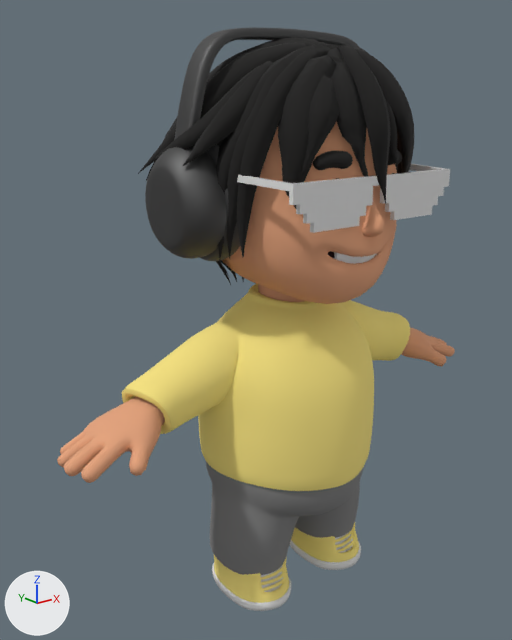
The glTF model public/models/avatar/avatar.glb as it was, and as the next commit left it.
Both versions are drawn from a 50 mm camera at (-1.81, -2.05, 1.46) aimed at (-0.08, 0.11, 0.6). Arrows for +X, +Y and +Z are at lower left; the lights stay in place. Where no turn or scale is listed for an object, it has been applied to the vertices. Vertices at the same position are counted once.

Before the edit, the objects in view are built like this:
```python
ob_mesh_0 = bpy.data.objects.new('Mesh_0', me_mesh_0)
ob_mesh_0.location = (0.0, 0.0, 0.0)
ob_mesh_10 = bpy.data.objects.new('Mesh_10', me_mesh_10)
ob_mesh_10.location = (0.0, 0.0, 0.0)
ob_mesh_12 = bpy.data.objects.new('Mesh_12', me_mesh_12)
ob_mesh_12.location = (0.0, 0.0, 0.0)
ob_mesh_14 = bpy.data.objects.new('Mesh_14', me_mesh_14)
ob_mesh_14.location = (0.0, 0.0, 0.0)
ob_mesh_5 = bpy.data.objects.new('Mesh_5', me_mesh_5)
ob_mesh_5.location = (0.0, 0.0, 0.0)
ob_mesh_6 = bpy.data.objects.new('Mesh_6', me_mesh_6)
ob_mesh_6.location = (0.0, 0.0, 0.0)
ob_mesh_7 = bpy.data.objects.new('Mesh_7', me_mesh_7)
ob_mesh_7.location = (0.0, 0.0, 0.0)
ob_mesh_8 = bpy.data.objects.new('Mesh_8', me_mesh_8)
ob_mesh_8.location = (0.0, 0.0, 0.0)
ob_mesh_9 = bpy.data.objects.new('Mesh_9', me_mesh_9)
ob_mesh_9.location = (0.0, 0.0, 0.0)
# also in view: 'Mesh_11' at (0.01, 0.02, -0.17); 'Mesh_3' at (0.01, 0.03, 1.2); 'Mesh_13' at (0.01, 0.0, -0.47)
```
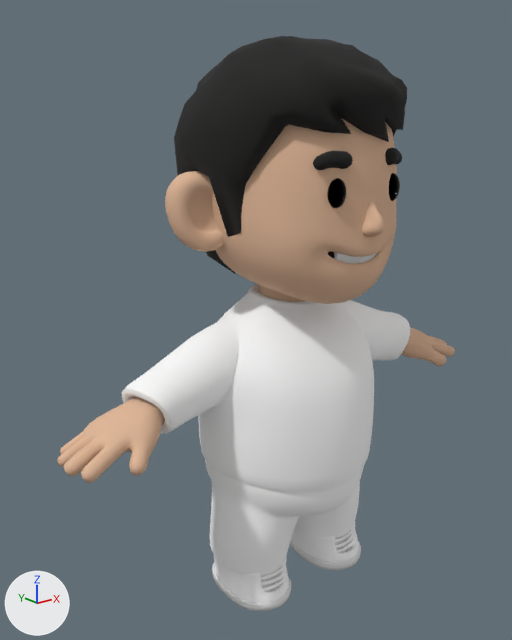
Commit message: Assign asset name to avatar's skinned mesh

Boxes (x1, y1, x2, y2) around the edits, measured in the pictures (512 x 640 px):
'Mesh_9', recoloured (yellow to white): (122, 284, 410, 491) in both
'Mesh_3', reshaped (16% narrower): before (138, 37, 414, 285); after (174, 36, 407, 274)
'Mesh_0', recoloured: (165, 118, 397, 304) in both
'Mesh_8', recoloured, reshaped: before (145, 27, 360, 261); after (57, 284, 455, 483)
'Mesh_11', recoloured: (205, 460, 364, 575) in both
'Mesh_7', deleted: before (237, 164, 450, 233)
'Mesh_10', recoloured: (57, 284, 455, 483) in both
'Mesh_14', deleted (yellow): before (214, 523, 359, 603)
'Mesh_12', recoloured (yellow to grey): (214, 523, 359, 603) in both
'Mesh_6', recoloured: (362, 199, 385, 237) in both
part 1 of me_mesh_3, deleted: before (155, 44, 397, 285)
part 2 of me_mesh_3, cut back: before (138, 37, 414, 282); after (174, 36, 407, 274)
part 3 of me_mesh_8, cut back: before (145, 27, 360, 261); after (258, 284, 305, 302)
part 4 of me_mesh_8, added: after (401, 328, 455, 367)
part 5 of me_mesh_8, added (beige): after (57, 396, 165, 483)
part 7 of me_mesh_10, deleted: before (401, 328, 455, 367)
part 8 of me_mesh_10, deleted (beige): before (57, 396, 165, 483)
part 9 of me_mesh_10, deleted: before (258, 284, 305, 302)
part 11 of me_mesh_12, rebuilt (not visible before): after (291, 523, 359, 562)
part 12 of me_mesh_12, rebuilt (not visible before): after (214, 555, 289, 603)
part 13 of me_mesh_12, added: after (263, 579, 284, 591)
part 14 of me_mesh_12, added: after (261, 573, 284, 585)
part 15 of me_mesh_12, added: after (261, 568, 282, 580)
part 16 of me_mesh_12, added: after (337, 541, 354, 552)
part 17 of me_mesh_12, added: after (335, 535, 353, 548)
part 18 of me_mesh_12, added: after (335, 531, 352, 542)

Patch to the scene script:
```diff
--- a/public/models/avatar/avatar.glb.py
+++ b/public/models/avatar/avatar.glb.py
@@ mat_material_0 @@
 mat_material_0 = principled_material('Material_0')
-mat_material_0.base_color = (0.791, 0.376, 0.209)  # beige #e6a57e
+mat_material_0.base_color = (0.753, 0.479, 0.319)  # beige #e1b899
 mat_material_0.roughness = 1.0
@@ mat_color__001 @@
 mat_color__001 = principled_material('Color_.001')
-mat_color__001.base_color = (0.973, 0.807, 0.227)  # yellow #fce883
+mat_color__001.base_color = (1.0, 1.0, 1.0)  # white #ffffff
 mat_color__001.roughness = 1.0
@@ me_mesh_3 @@
-me_mesh_3.from_pydata(...)  # 3628 vertices, 6992 faces; spans x -0.536..0.556, y -0.452..0.504, z 0.728..1.664
+me_mesh_3.from_pydata(...)  # 242 vertices, 480 faces; spans x -0.397..0.427, y -0.428..0.468, z 0.743..1.676
+# me_mesh_3 part 1: 32 loose pieces with 1355 vertices, spanning x -0.518..0.538, y -0.421..0.237, z 0.755..1.633, are deleted
+# me_mesh_3 part 2: 2273 vertices removed from x -0.536..0.556, y -0.452..0.504, z 0.728..1.664; 242 vertices added at x -0.397..0.427, y -0.428..0.468, z 0.743..1.676
 me_mesh_3.materials.append(mat_color)
@@ me_mesh_8 @@
-me_mesh_8.from_pydata(...)  # 3330 vertices, 6640 faces; spans x -0.54..0.567, y -0.156..0.25, z 0.889..1.696
-me_mesh_8.materials.append(mat_grey)  # dark grey #616161
+me_mesh_8.from_pydata(...)  # 1080 vertices, 2088 faces; spans x -0.994..1.019, y -0.179..0.157, z 0.254..0.784
+# me_mesh_8 part 3: 3330 vertices removed from x -0.54..0.567, y -0.156..0.25, z 0.889..1.696; 54 vertices added at x -0.141..0.166, y -0.107..0.157, z 0.634..0.784
+# me_mesh_8 part 4: 513 vertices added at x 0.455..1.019, y -0.179..0.14, z 0.254..0.523
+# me_mesh_8 part 5: 513 vertices added at x -0.994..-0.43, y -0.179..0.14, z 0.254..0.523
+# me_mesh_8 part 6: the surface is now shaded smooth
+me_mesh_8.materials.append(mat_material_0)  # beige #e1b899
@@ me_mesh_10 @@
-me_mesh_10.from_pydata(...)  # 1080 vertices, 2088 faces; spans x -0.99..1.02, y -0.18..0.16, z 0.25..0.78
+me_mesh_10.from_pydata(...)  # 994 vertices, 1920 faces; spans x -0.31..0.34, y -0.14..0.18, z -0.51..-0.34
+# me_mesh_10 part 7: 513 vertices removed from x 0.46..1.02, y -0.18..0.14, z 0.25..0.52
+# me_mesh_10 part 8: 513 vertices removed from x -0.99..-0.43, y -0.18..0.14, z 0.25..0.52
+# me_mesh_10 part 9: 54 vertices removed from x -0.14..0.17, y -0.11..0.16, z 0.63..0.78
+# me_mesh_10 part 10: the surface is now shaded flat
 me_mesh_10.materials.append(mat_material_0)
@@ me_mesh_11 @@
 me_mesh_11.from_pydata(...)  # 3470 vertices, 6944 faces; spans x -0.349..0.375, y -0.325..0.363, z -0.407..0.059
-me_mesh_11.materials.append(mat_color__002)  # grey #808080
+me_mesh_11.materials.append(mat_color__001)  # white #ffffff
@@ me_mesh_12 @@
-me_mesh_12.from_pydata(...)  # 994 vertices, 1920 faces; spans x -0.312..0.338, y -0.141..0.178, z -0.507..-0.345
-me_mesh_12.materials.append(mat_material_0)  # beige #e6a57e
+me_mesh_12.from_pydata(...)  # 6284 vertices, 12544 faces; spans x -0.338..0.364, y -0.196..0.194, z -0.536..-0.381
+# me_mesh_12 part 11: the loose piece of 497 vertices spanning x 0.104..0.338, y -0.141..0.178, z -0.507..-0.345 is rebuilt with 2560 vertices and now spans x 0.081..0.364, y -0.196..0.194, z -0.536..-0.381, in mat_color__001 (white #ffffff)
+# me_mesh_12 part 12: the loose piece of 497 vertices spanning x -0.312..-0.079, y -0.141..0.178, z -0.507..-0.345 is rebuilt with 2560 vertices and now spans x -0.338..-0.056, y -0.196..0.194, z -0.536..-0.381, in mat_color__001 (white #ffffff)
+# me_mesh_12 part 13: a new loose piece of 194 vertices spanning x -0.273..-0.129, y -0.17..-0.132, z -0.473..-0.458, in mat_color__001 (white #ffffff)
+# me_mesh_12 part 14: a new loose piece of 194 vertices spanning x -0.272..-0.129, y -0.164..-0.122, z -0.451..-0.437, in mat_color__001 (white #ffffff)
+# me_mesh_12 part 15: a new loose piece of 194 vertices spanning x -0.273..-0.129, y -0.155..-0.116, z -0.429..-0.414, in mat_color__001 (white #ffffff)
+# me_mesh_12 part 16: a new loose piece of 194 vertices spanning x 0.155..0.298, y -0.17..-0.132, z -0.473..-0.458, in mat_color__001 (white #ffffff)
+# me_mesh_12 part 17: a new loose piece of 194 vertices spanning x 0.154..0.297, y -0.164..-0.122, z -0.451..-0.437, in mat_color__001 (white #ffffff)
+# me_mesh_12 part 18: a new loose piece of 194 vertices spanning x 0.155..0.298, y -0.155..-0.116, z -0.429..-0.414, in mat_color__001 (white #ffffff)
+me_mesh_12.materials.append(mat_color__001)  # white #ffffff
@@ ob_mesh_7 @@
-ob_mesh_7 = bpy.data.objects.new('Mesh_7', me_mesh_7)
@@ ob_mesh_14 @@
-ob_mesh_14 = bpy.data.objects.new('Mesh_14', me_mesh_14)
```
